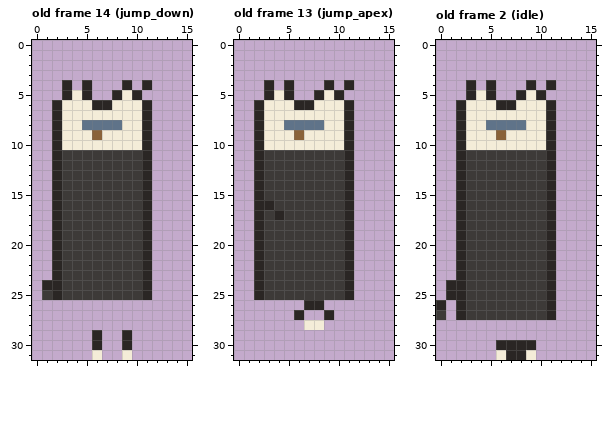
Edited in one commit: pixel-art file (prototypes/bonnie-traversal/art/bonnie/bonnie-locomotion-v01.aseprite). The first picture shows the starting point.
16x32 pixels, 14 frames. Shown: old frame 14 (jump_down), old frame 13 (jump_apex), old frame 2 (idle). The commit also changed other frames, which this record leaves out.
Now the later version:
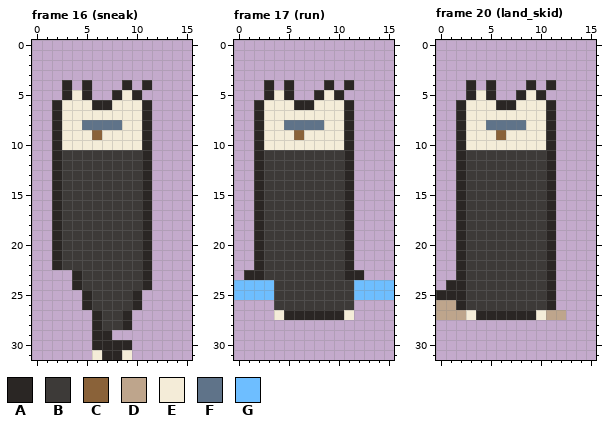
Palette (. is transparent): A #2a2624  B #3d3a38  C #8a6239  D #bea58c  E #f4ecd8  F #5f7389  G #6ebeff
A new or re-ordered frame is compared with the old frame closest to it.
From the commit log: art: bonnie v2 after round-1 critique
From old to new:
frames 14 -> 33
--- frame 16 (sneak) is new; against old frame 14 (jump_down)
@@ x 0..15 @@
 22 ..ABBBBBBBBA....
-23 ..ABBBBBBBBA....
-24 .AABBBBBBBBA....
-25 .BABBBBBBBBA....
-26 ................
-27 ................
-28 ................
-29 ......A..A......
-30 ......A..A......
-31 ......E..E......
+23 ....ABBBBBBA....
+24 ....ABBBBBBA....
+25 .....ABBBBA.....
+26 .....ABBBBA.....
+27 ......ABBA......
+28 ......ABBA......
+29 ......AA........
+30 ......AAAA......
+31 ......EAAE......
--- frame 17 (run) is new; against old frame 13 (jump_apex)
@@ x 1..6 @@
 15 .ABBBB
-16 .AABBB
-17 .ABABB
+16 .ABBBB
+17 .ABBBB
 18 .ABBBB
@@ x 0..15 @@
 22 ..ABBBBBBBBA....
-23 ..ABBBBBBBBA....
-24 ..ABBBBBBBBA....
-25 ..ABBBBBBBBA....
-26 .......AA.......
-27 ......A..A......
-28 .......EE.......
+23 .AABBBBBBBBAA...
+24 GGGGBBBBBBBBGGGG
+25 GGGGBBBBBBBBGGGG
+26 ....BBBBBBBB....
+27 ....EAAAAAAE....
+28 ................
 29 ................
--- frame 20 (land_skid) is new; against old frame 2 (idle)
@@ x 0..15 @@
 24 .AABBBBBBBBA....
-25 .AABBBBBBBBA....
-26 A.ABBBBBBBBA....
-27 B.ABBBBBBBBA....
+25 AAABBBBBBBBA....
+26 DDABBBBBBBBA....
+27 DDDEAAAAAAEDD...
 28 ................
 29 ................
-30 ......AAAA......
-31 ......EAAE......
+30 ................
+31 ................
Where, in picture pixels (left, top, right, bottom), the same in both pictures:
changed: (42, 270, 152, 360)
changed: (264, 200, 284, 220)
changed: (234, 270, 394, 330)
changed: (436, 290, 566, 360)
